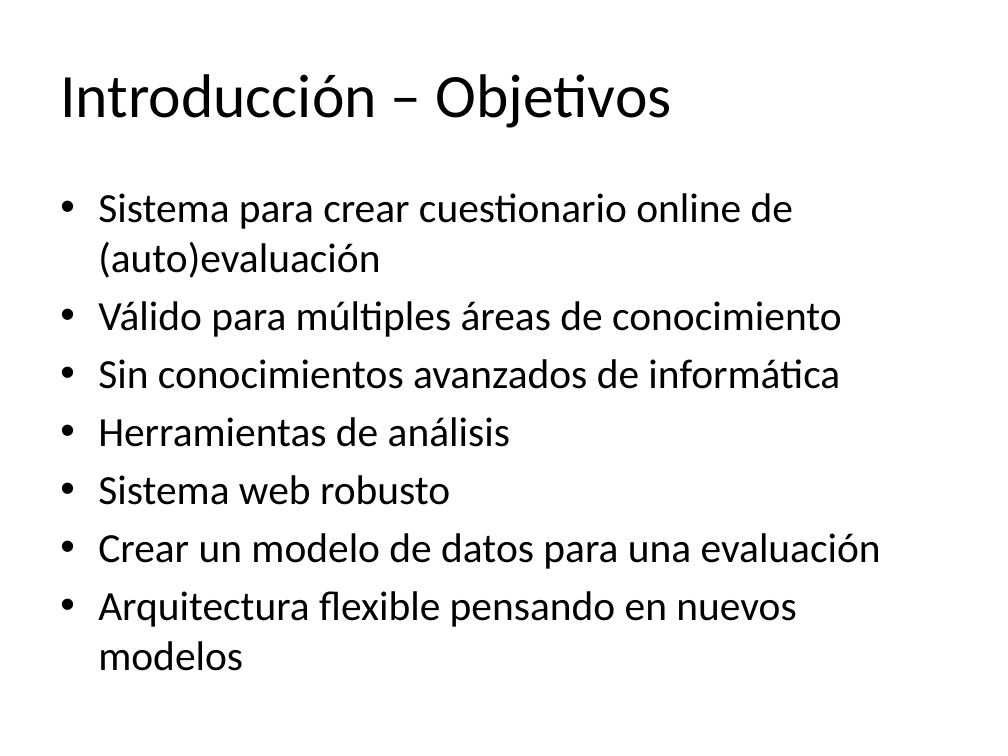
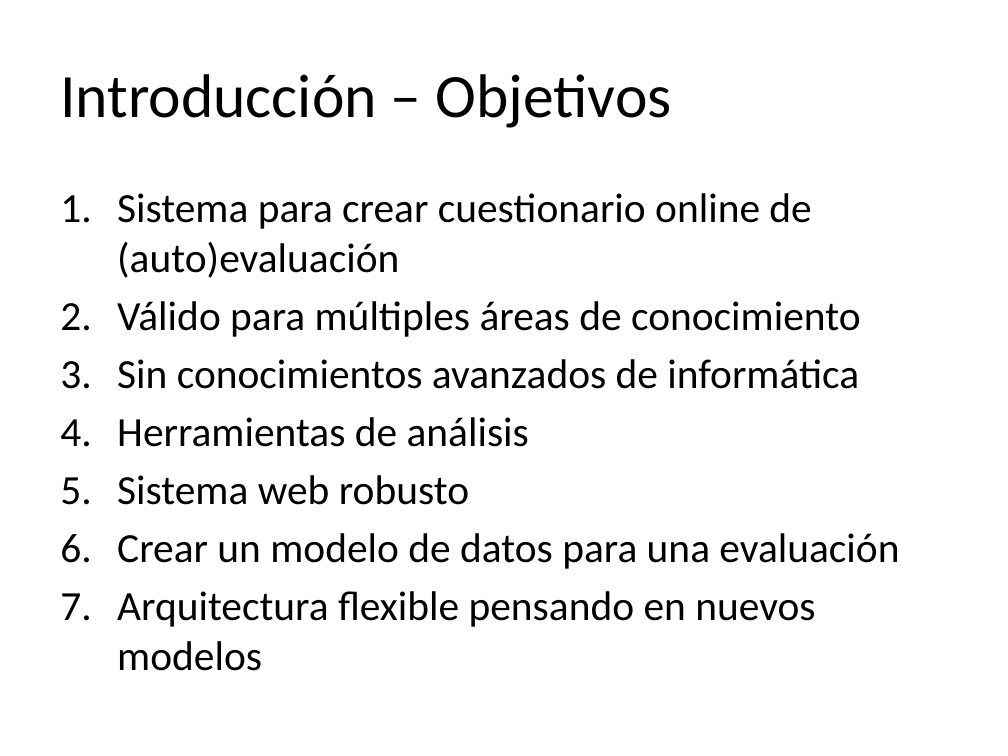
Before and after one commit to molins/TFG, a slide deck: slide 5 of presentacion/TFG.pptx. Drawn at 1008x756 pixels with LibreOffice and Linux fonts; fonts in the diff are those of the drawing. Boxes give left, top, right and bottom in pixels: in the first picture for what was removed or moved away, otherwise in the second. Text is boxed around its words. In the diff, an @@ line names an element or a change of style, - is before the commit and + after.

```diff
--- a/presentacion/TFG.pptx
+++ b/presentacion/TFG.pptx
@@ text "Sistema para crear cuestionario online ..." at <box>117,193,899,671</box>: bullet • to 1. @@
```
Also in this commit, not shown: 3 other slides changed, 13 slides added, 5 slides removed.
